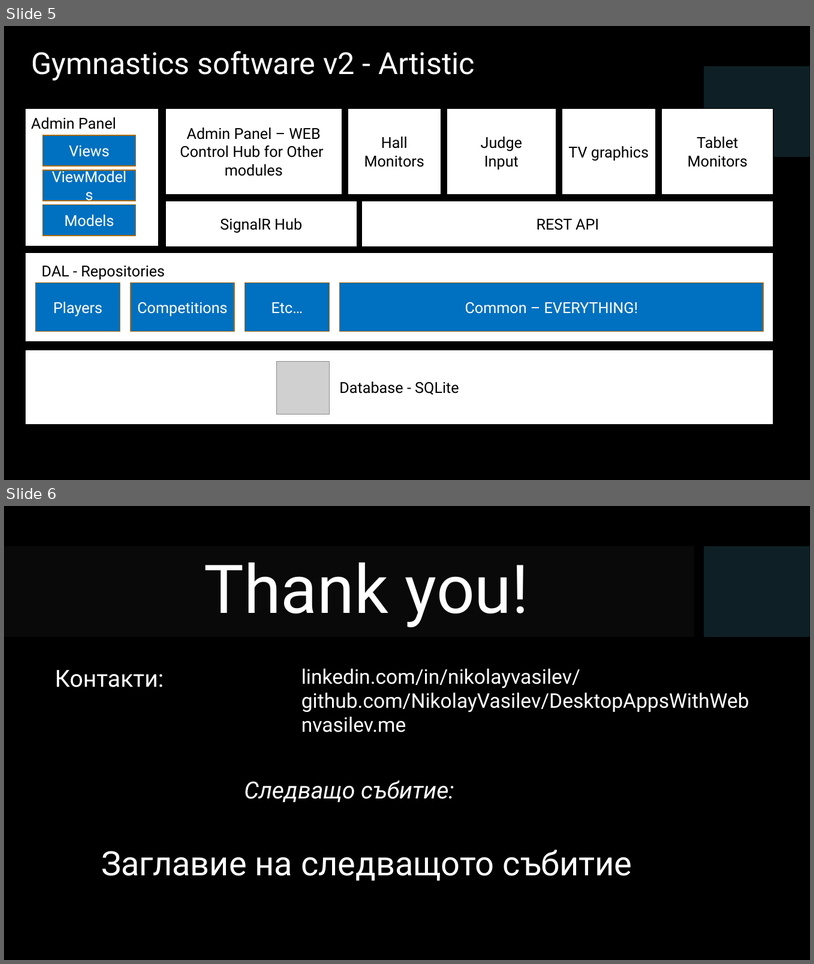
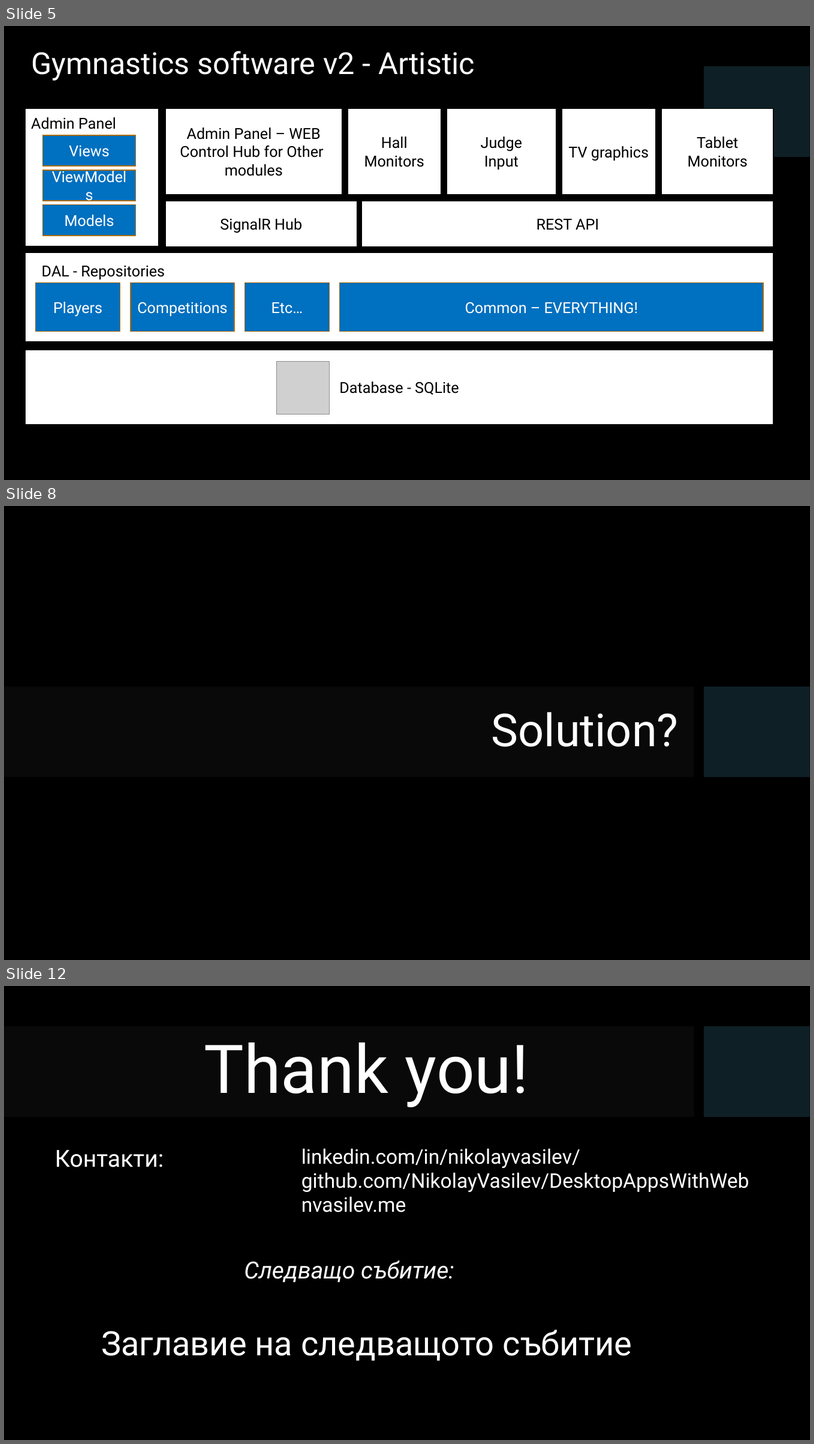
Before and after one commit to NikolayVasilev/DesktopAppsWithWeb, a slide deck: Presentation/DesktopAppsWithWeb.pptx. Shown one above the other, each under a label of ours: slides 5 and 6 before the commit, slides 5, 8 and 12 after it; the slides between them are not shown. The pictures are 814x964 and 814x1444 pixels, drawn with LibreOffice and Linux fonts; fonts in the diff are those of the drawing; grey boxes stand for pictures; background and template pictures are left out. Boxes give left, top, right and bottom in pixels: in the first picture for what was removed or moved away, otherwise in the second. Text is boxed around its words. In the diff, an @@ line names an element or a change of style, - is before the commit and + after.

```diff
--- a/Presentation/DesktopAppsWithWeb.pptx
+++ b/Presentation/DesktopAppsWithWeb.pptx
@@ slide 8 added at box(4, 506, 810, 960), background picture (left out) @@
@@ rectangle added at box(4, 686, 694, 777), fill #262626 at 25% opacity @@
@@ rectangle added at box(705, 686, 810, 777), fill #3A8199 at 25% opacity @@
@@ title added at box(492, 712, 679, 747), 54 pt, text #FFFFFF @@
+Solution?
@@ what was slide 6 is now slide 12 @@
```
Also in this commit, not shown: 1 slide changed, 5 other slides added.
